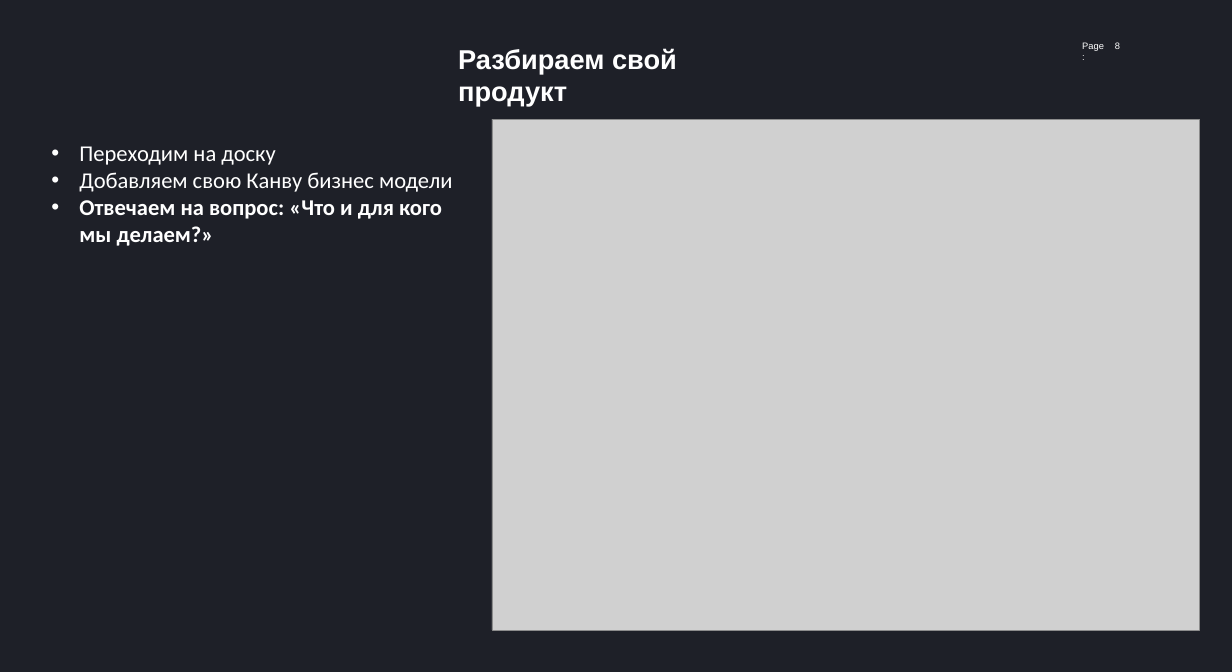
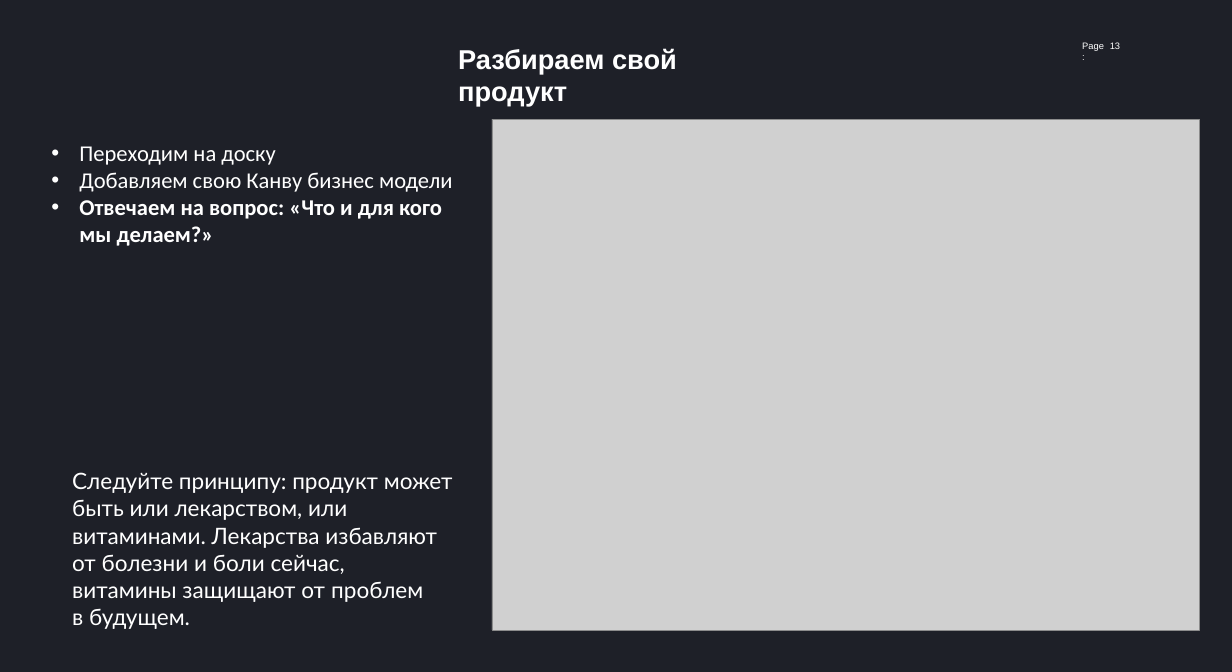
Before and after one commit to abat-voix/project-workshop, a slide deck: slide 13 of docs/мой_семинар/2.0 Разбираем продукты.pptx (slide 8 before the commit). Drawn at 1232x672 pixels with LibreOffice and Linux fonts; fonts in the diff are those of the drawing; grey boxes stand for pictures. Boxes give left, top, right and bottom in pixels: in the first picture for what was removed or moved away, otherwise in the second. Text is boxed around its words. In the diff, an @@ line names an element or a change of style, - is before the commit and + after.

```diff
--- a/docs/мой_семинар/2.0 Разбираем продукты.pptx
+++ b/docs/мой_семинар/2.0 Разбираем продукты.pptx
@@ page number at (1110, 42, 1120, 49): text changed @@
-8
+13
@@ text added at (72, 472, 453, 602), 29 pt, text #FFFFFF @@
+Следуйте принципу: продукт может быть или лекарством, или витаминами. Лекарства избавляют от болезни и боли сейчас, витамины защищают от проблем в будущем.
```
Also in this commit, not shown: 1 other slide changed, 5 slides added, 4 other files.
